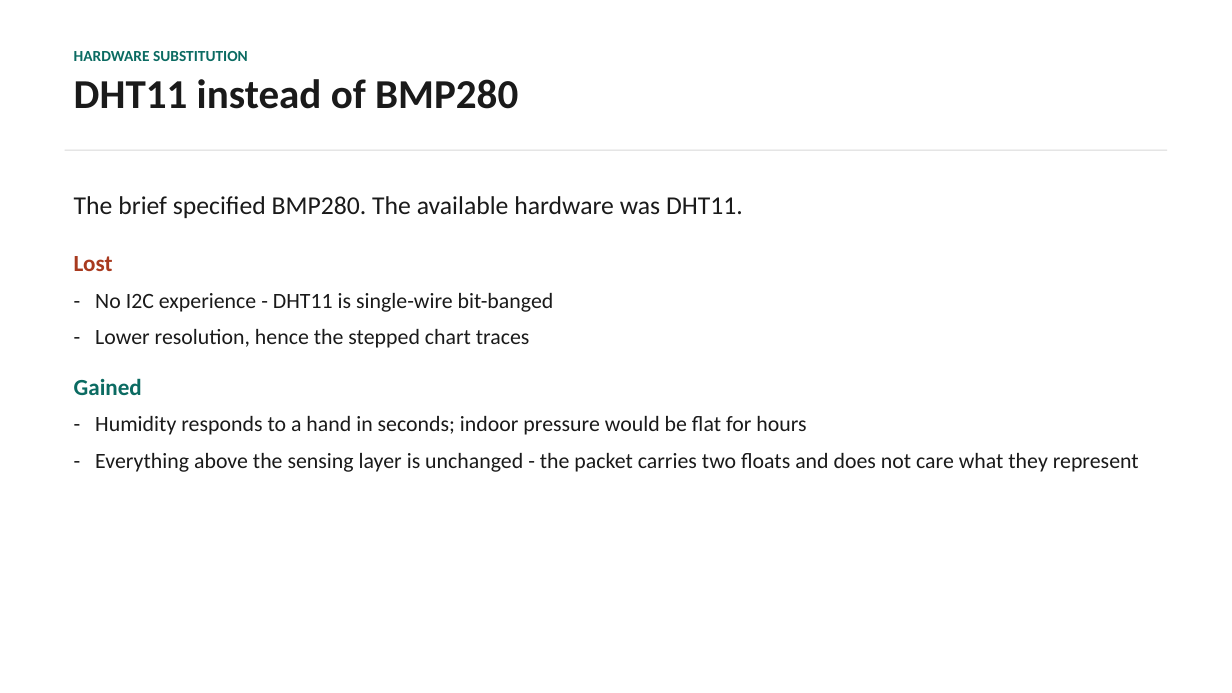
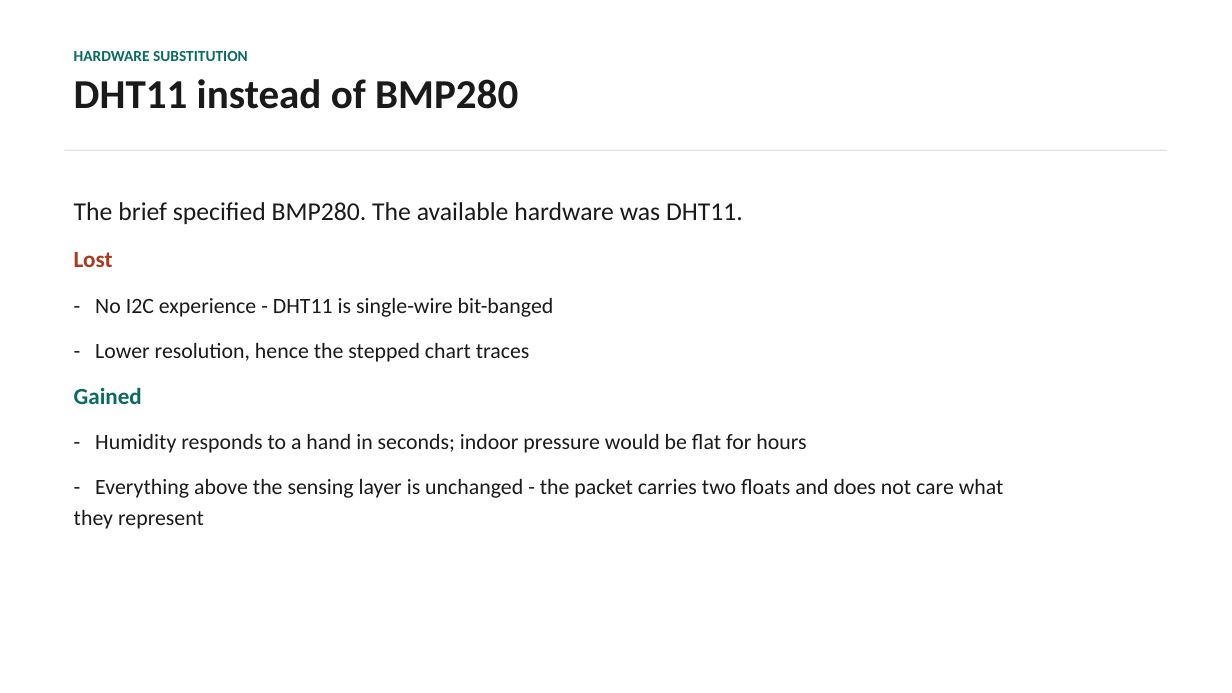
Before and after one commit to bhanuGupta1/esp32-espnow-thingsboard-gateway, a slide deck: slide 14 of PRESENTATION.pptx. Drawn at 1232x693 pixels with LibreOffice and Linux fonts; fonts in the diff are those of the drawing. Boxes give left, top, right and bottom in pixels: in the first picture for what was removed or moved away, otherwise in the second. Text is boxed around its words. In the diff, an @@ line names an element or a change of style, - is before the commit and + after.

```diff
--- a/PRESENTATION.pptx
+++ b/PRESENTATION.pptx
@@ text "The brief specified BMP280. The ..." at <box>74,202,1004,529</box>: line spacing 1 to 1.18; less space between paragraphs; more space between paragraphs @@
```
Also in this commit, not shown: 17 other slides changed, 1 other file.
